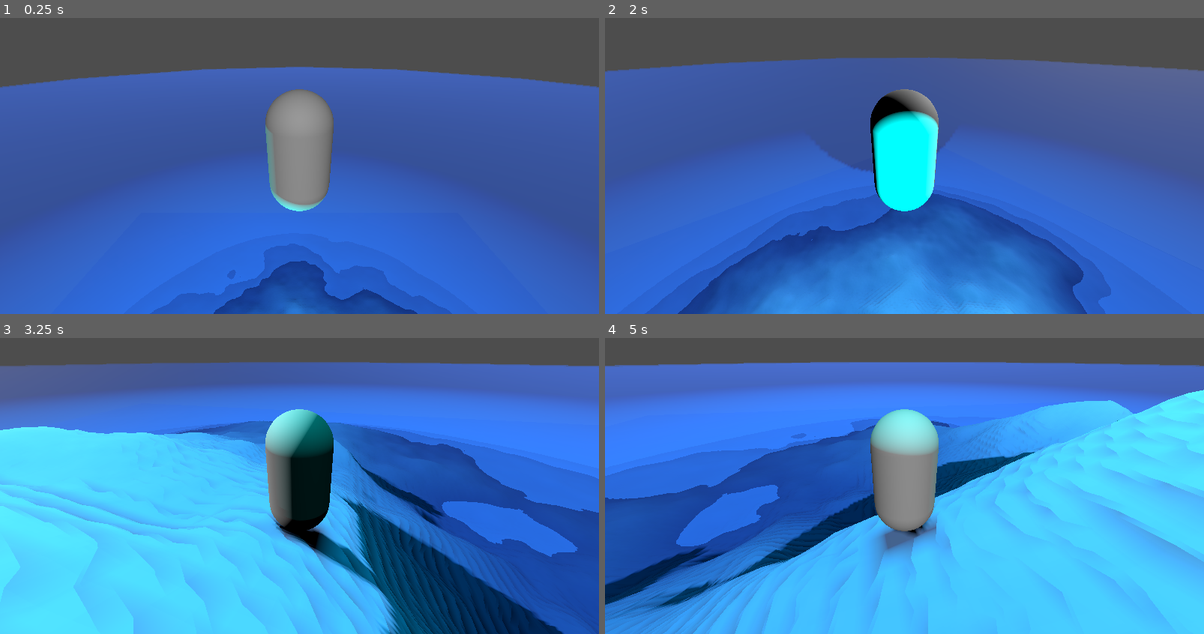
Above: before the commit, frames 1-4 (two rows, left to right).
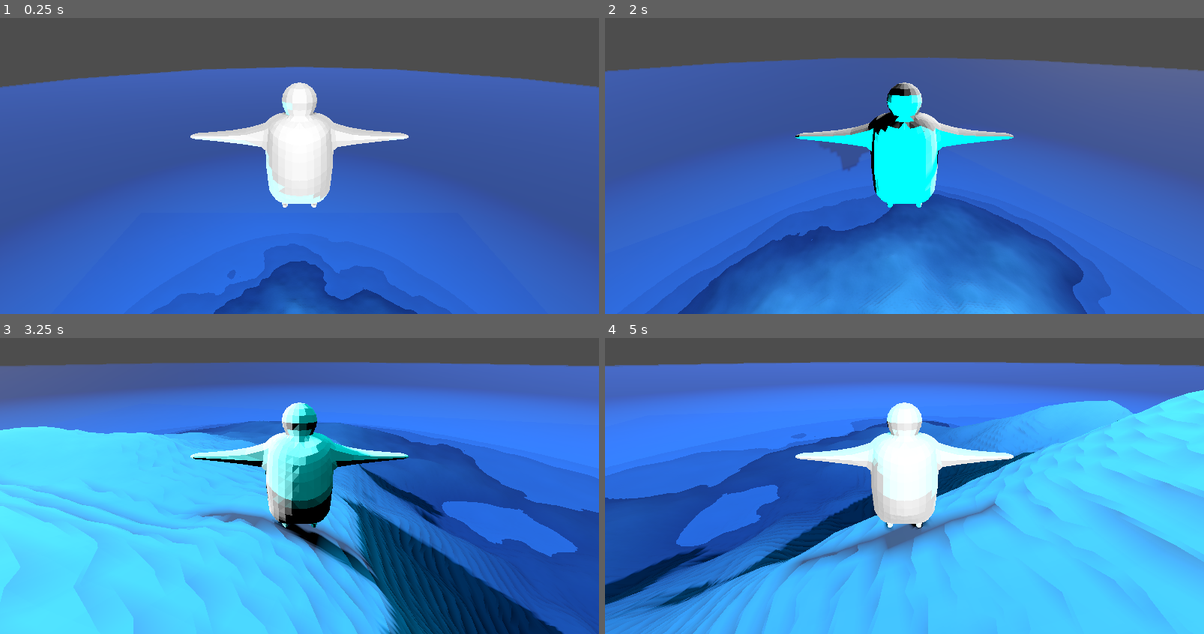
Above: after the commit, the same moments.

Repository: osid54/penguin
Game: Godot game, scene res://src/scenes/main.tscn
Same seed, same stepped clock (60 frames per second), same inputs: the game is played once before the commit and once after it.
Inputs (mouse positions are in pixels of both pictures, inside the frame that each line leads up to):
- Up to frame 1 (0.25 s): no input
- Up to frame 2 (2 s): move the mouse to (1036, 127) at 0.52 s; hold D (right) 0.53-1.28 s; tap Space (space) at 0.6, 1.35 s; click (1036, 127) at 0.67 s; move the mouse to (784, 163) at 1.27 s; hold S (backward) from 1.28 s (still down)
- Up to frame 3 (3.25 s): move the mouse to (359, 391) at 2.02 s; release S (backward) at 2.03 s; hold D (right) 2.03-2.78 s; tap Space (space) at 2.1, 2.85 s; move the mouse to (269, 533) at 2.77 s; hold W (forward) from 2.78 s (still down); click (269, 533) at 2.92 s
- Up to frame 4 (5 s): move the mouse to (1084, 515) at 3.52 s; release W (forward) at 3.53 s; hold A (left) from 3.53 s (still down); tap Space (space) at 3.6, 4.35 s; move the mouse to (724, 414) at 4.27 s

The runs differ from the first frame. In frame 1, 5.2% of the frame differs, in the area x 31-69%, y 21-66%; in frame 2, 3.2%; in frame 3, 6.1%; in frame 4, 6.6%, in the area x 30-69%, y 21-81%.

Commit message:
penguin model

Diff:
--- a/src/actors/player.tscn
+++ b/src/actors/player.tscn
@@ -1,10 +1,9 @@
 [gd_scene load_steps=4 format=3 uid="uid://cq0mv0rqwjxqk"]
 
 [ext_resource type="Script" path="res://src/actors/player.gd" id="1_yhv6n"]
+[ext_resource type="PackedScene" uid="uid://f8odr1v57fug" path="res://src/assets/penguin.glb" id="2_s62s3"]
 
 [sub_resource type="CapsuleShape3D" id="CapsuleShape3D_8b3f4"]
-
-[sub_resource type="CapsuleMesh" id="CapsuleMesh_cae4q"]
 
 [node name="player" type="CharacterBody3D"]
 transform = Transform3D(1, 0, 0, 0, 1, 0, 0, 0, 1, 0, 1, 0)
@@ -14,8 +13,8 @@
 [node name="CollisionShape3D" type="CollisionShape3D" parent="."]
 shape = SubResource("CapsuleShape3D_8b3f4")
 
-[node name="MeshInstance3D" type="MeshInstance3D" parent="."]
-mesh = SubResource("CapsuleMesh_cae4q")
+[node name="penguin" parent="." instance=ExtResource("2_s62s3")]
+transform = Transform3D(-1, 0, -8.74228e-08, 0, 1, 0, 8.74228e-08, 0, -1, 0, -0.225198, 0)
 
 [node name="Camera3D" type="Camera3D" parent="."]
 transform = Transform3D(1, 0, 0, 0, 0.893552, 0.44896, 0, -0.44896, 0.893552, 0, 1.66684, 3.02841)
Binary file added: src/assets/penguin.glb
Not shown, added: src/assets/penguin.glb.import
